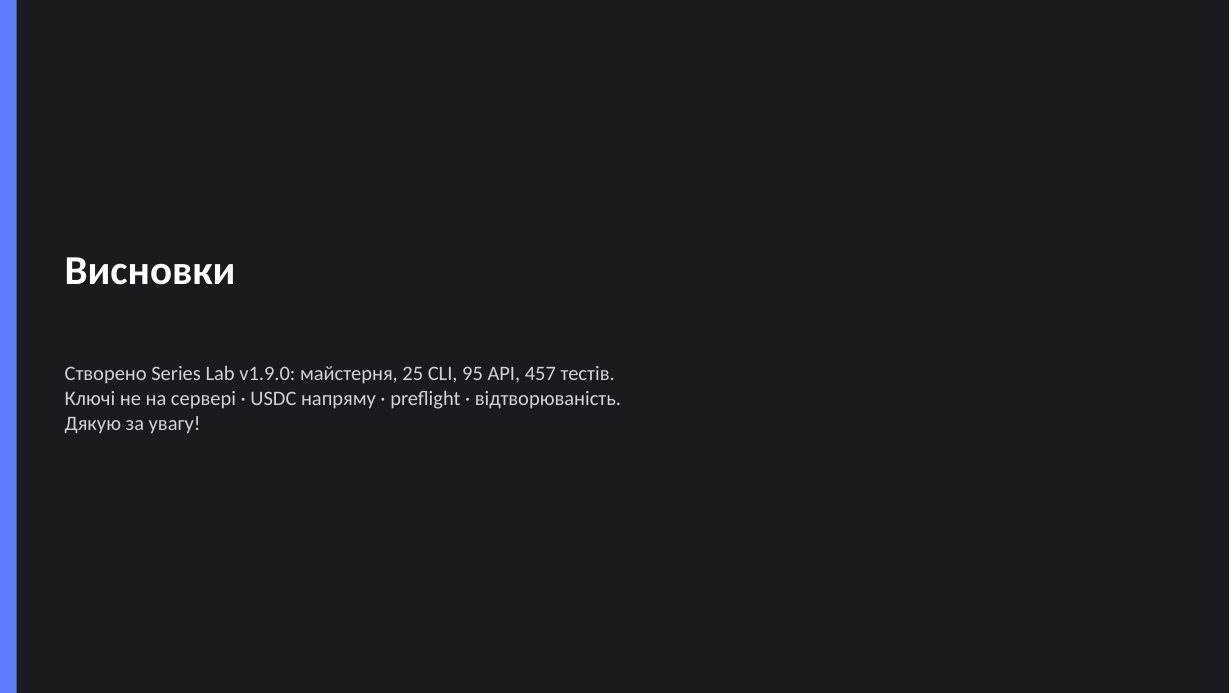
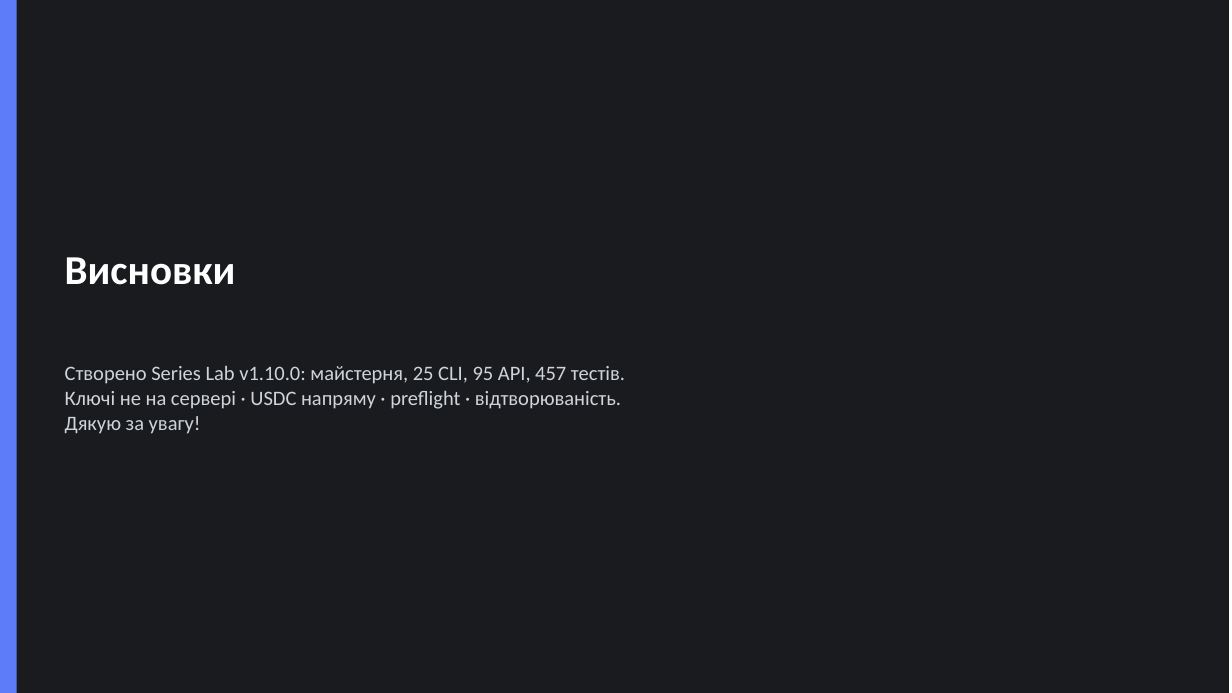
Before and after one commit to ech2corrosionrrd/series-studio, a slide deck: slide 14 of diploma/Dyplom_Series_Lab_Zahyst.pptx. Drawn at 1232x693 pixels with LibreOffice and Linux fonts; fonts in the diff are those of the drawing. Boxes give left, top, right and bottom in pixels: in the first picture for what was removed or moved away, otherwise in the second. Text is boxed around its words. In the diff, an @@ line names an element or a change of style, - is before the commit and + after.

```diff
--- a/diploma/Dyplom_Series_Lab_Zahyst.pptx
+++ b/diploma/Dyplom_Series_Lab_Zahyst.pptx
@@ text at (65, 365, 625, 384): text changed @@
-Створено Series Lab v1.9.0: майстерня, 25 CLI, 95 API, 457 тестів.
+Створено Series Lab v1.10.0: майстерня, 25 CLI, 95 API, 457 тестів.
```
Also in this commit, not shown: 10 other files.
